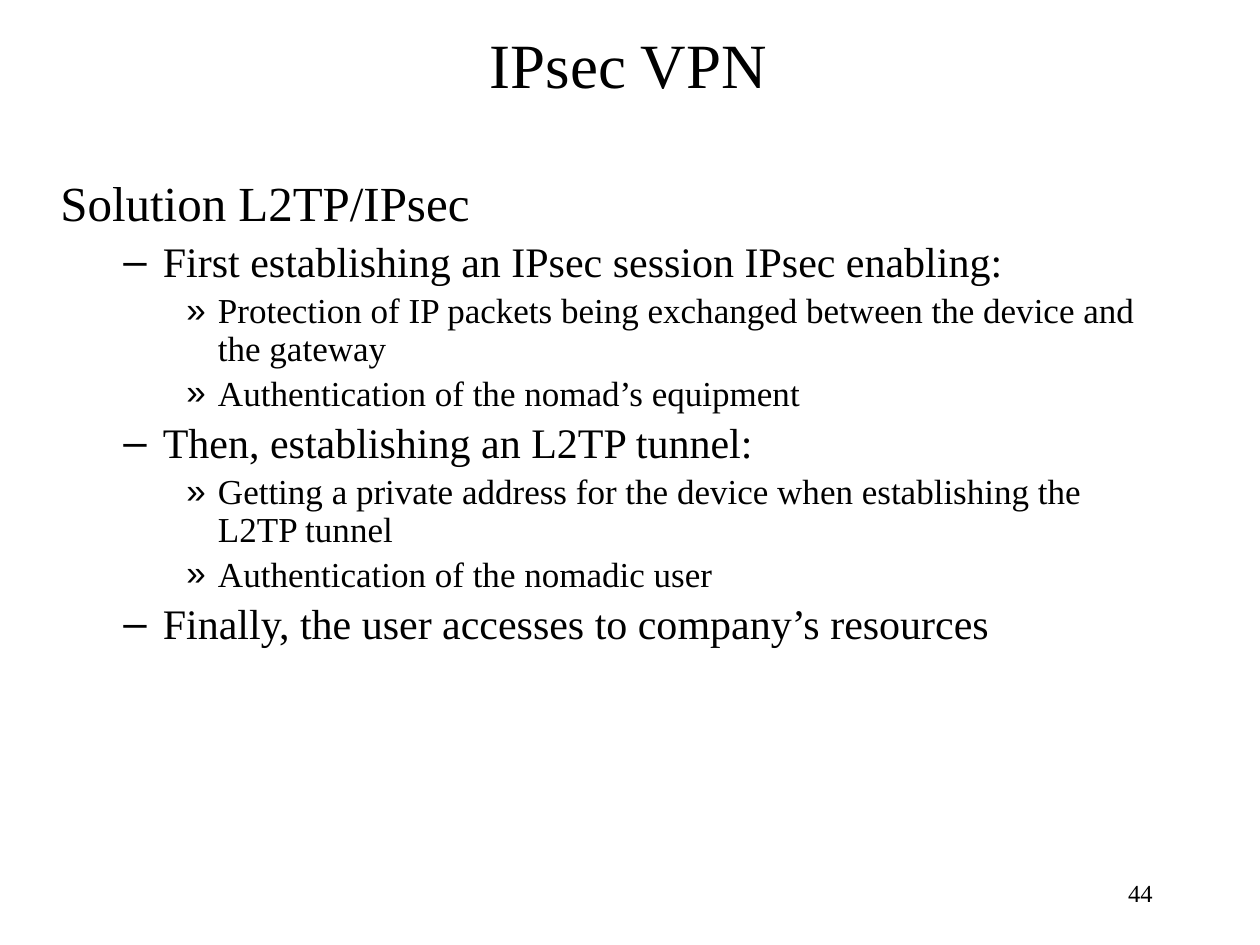
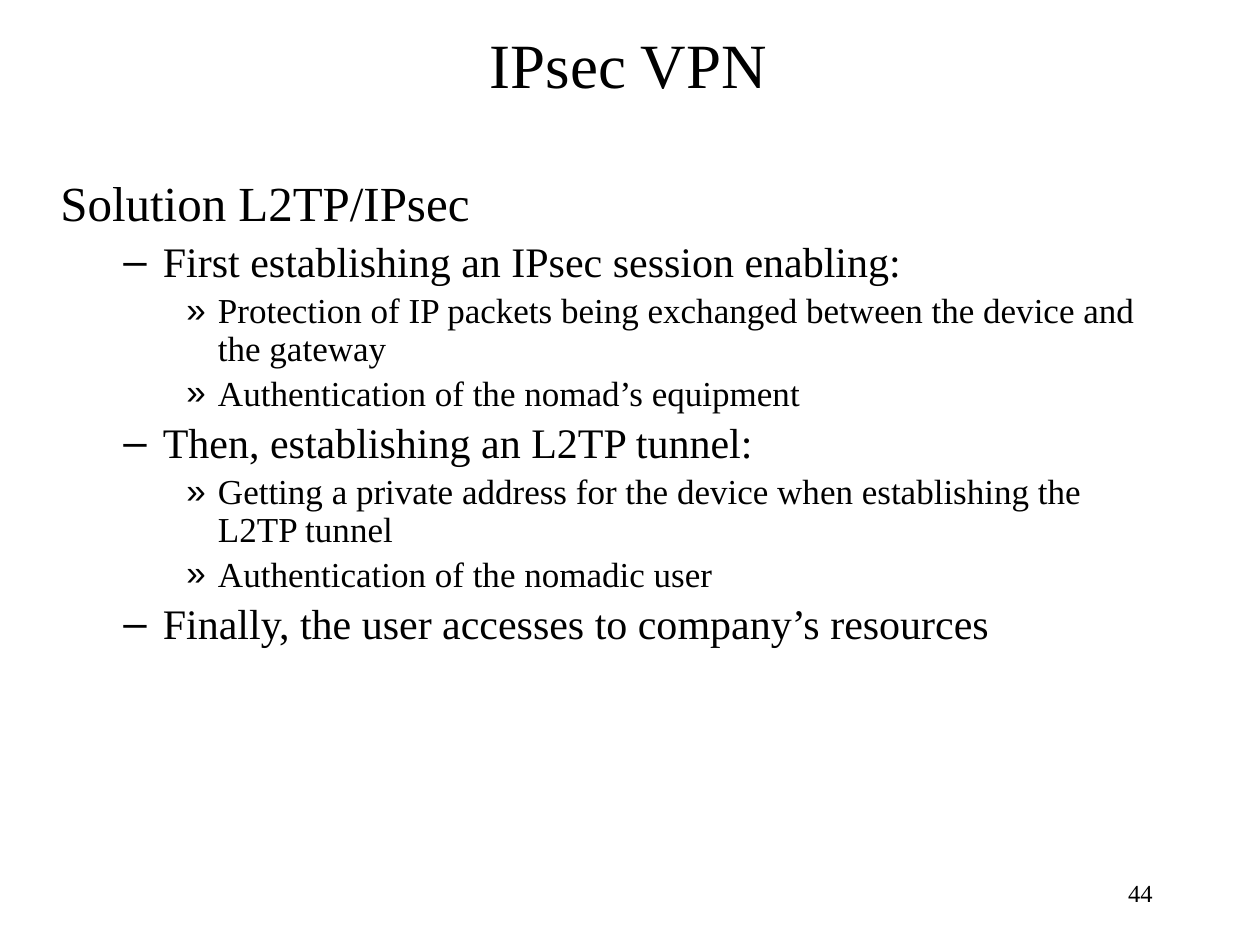
Before and after one commit to cs-uob/COMS20012, a slide deck: slide 44 of docs/slides/Week 5 - Security protocols and Private Network - Updated.pptx. Drawn at 1260x945 pixels with LibreOffice and Linux fonts; fonts in the diff are those of the drawing. Boxes give left, top, right and bottom in pixels: in the first picture for what was removed or moved away, otherwise in the second. Text is boxed around its words. In the diff, an @@ line names an element or a change of style, - is before the commit and + after.

```diff
--- a/docs/slides/Week 5 - Security protocols and Private Network - Updated.pptx
+++ b/docs/slides/Week 5 - Security protocols and Private Network - Updated.pptx
@@ text at (163, 248, 901, 286): text changed @@
-  – First establishing an IPsec session IPsec enabling:
+  – First establishing an IPsec session enabling:
```
Also in this commit, not shown: 4 other slides changed.
